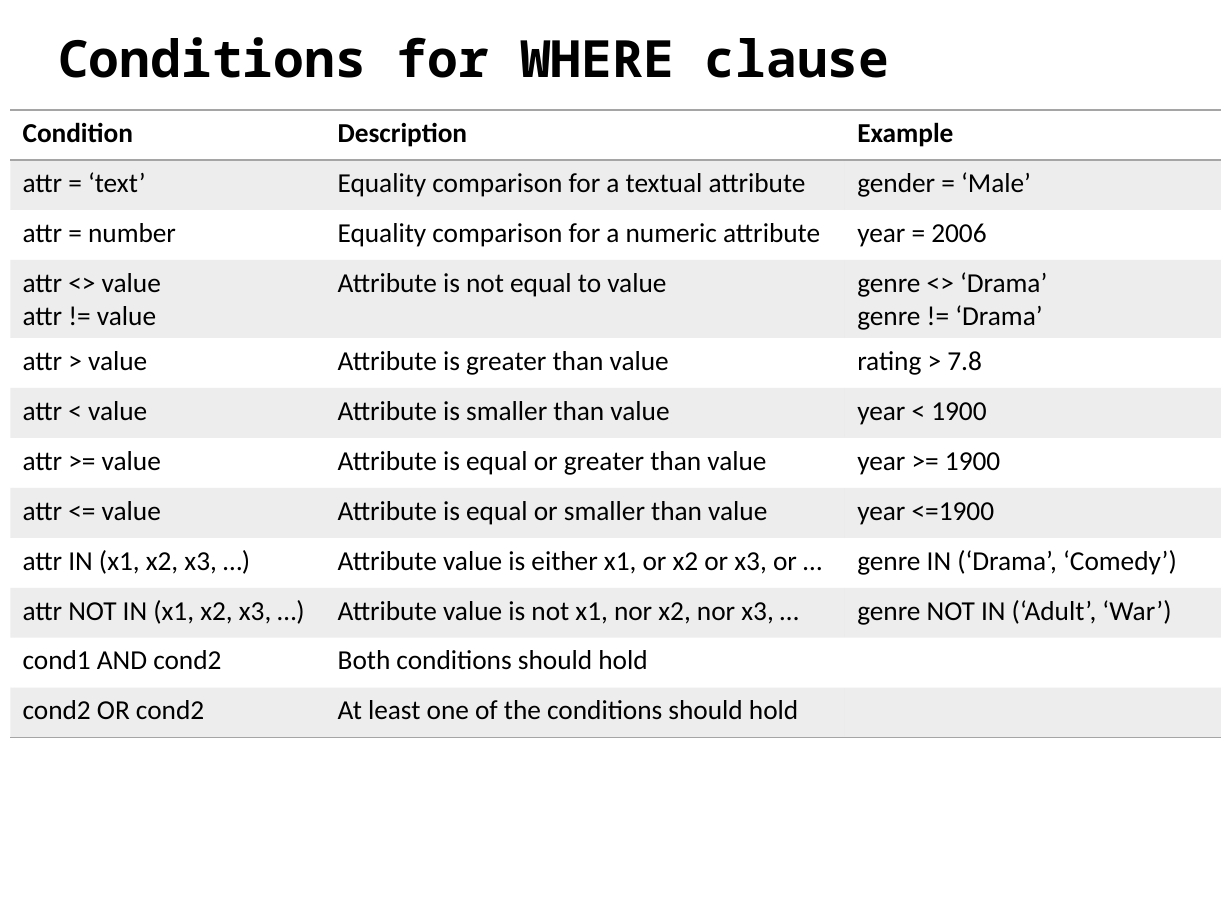
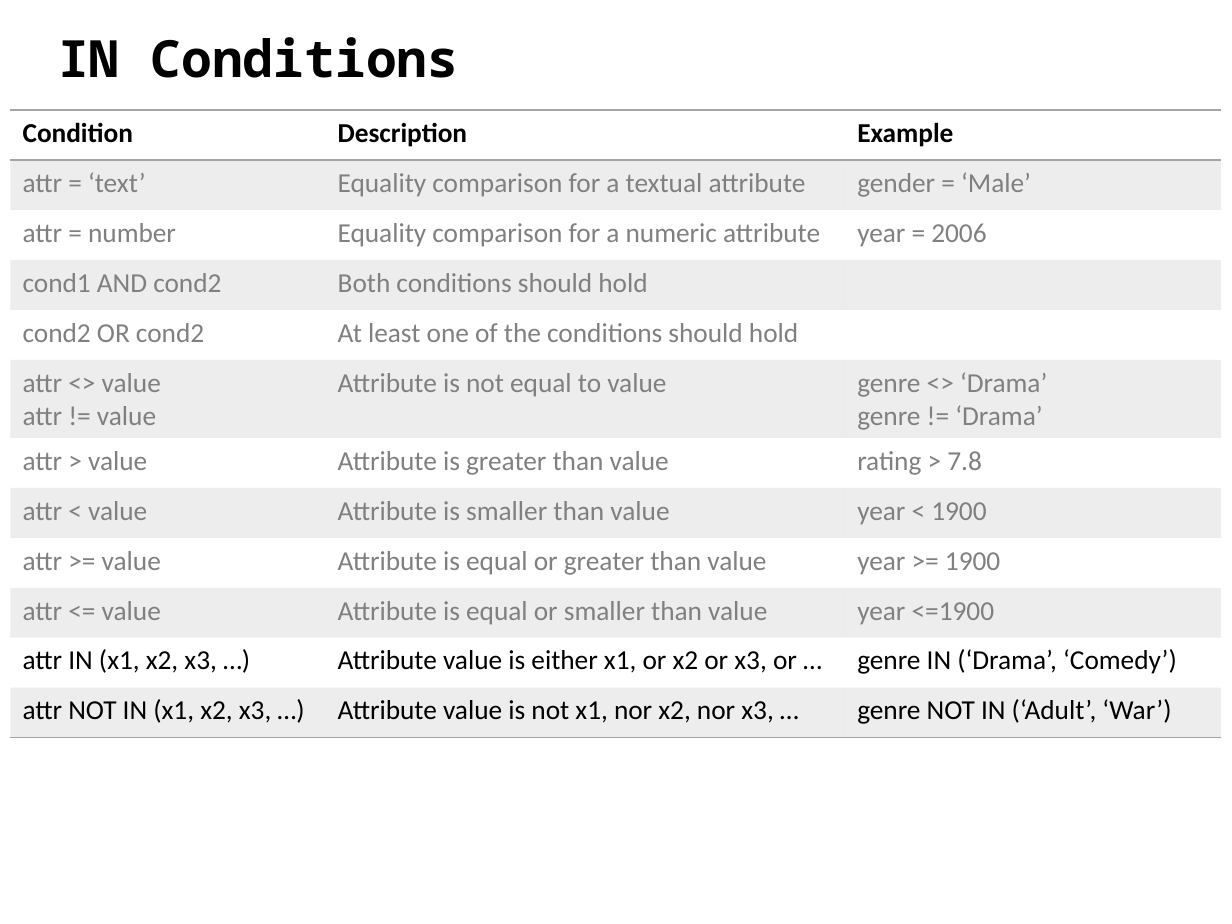
Before and after one commit to ipeirotis/introduction-to-databases, a slide deck: slide 26 of C-SQL.pptx (slide 20 before the commit). Drawn at 1232x924 pixels with LibreOffice and Linux fonts; fonts in the diff are those of the drawing. Boxes give left, top, right and bottom in pixels: in the first picture for what was removed or moved away, otherwise in the second. Text is boxed around its words. In the diff, an @@ line names an element or a change of style, - is before the commit and + after.

```diff
--- a/C-SQL.pptx
+++ b/C-SQL.pptx
@@ text at <box>58,37,459,78</box>: text changed @@
-Conditions for WHERE clause
+IN Conditions
@@ table at <box>10,110,1221,737</box> @@
+row 4: cond1 AND cond2 | Both conditions should hold | 
+row 5: cond2 OR cond2 | At least one of the conditions should hold | 
-row 11: cond1 AND cond2 | Both conditions should hold | 
-row 12: cond2 OR cond2 | At least one of the conditions should hold | 
@@ text colour #000000 to #808080 in "attr = ‘text’", "Equality comparison for a textual attribute", "gender = ‘Male’", "attr = number" and 2 more places @@
```
Also in this commit, not shown: 6 other slides changed, 7 slides added, 1 slide removed.
